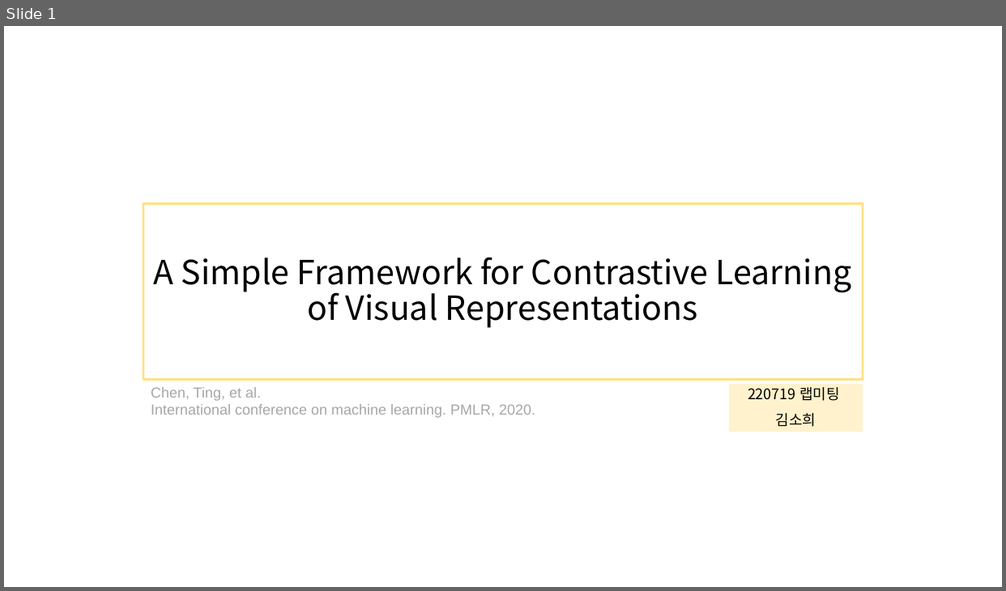
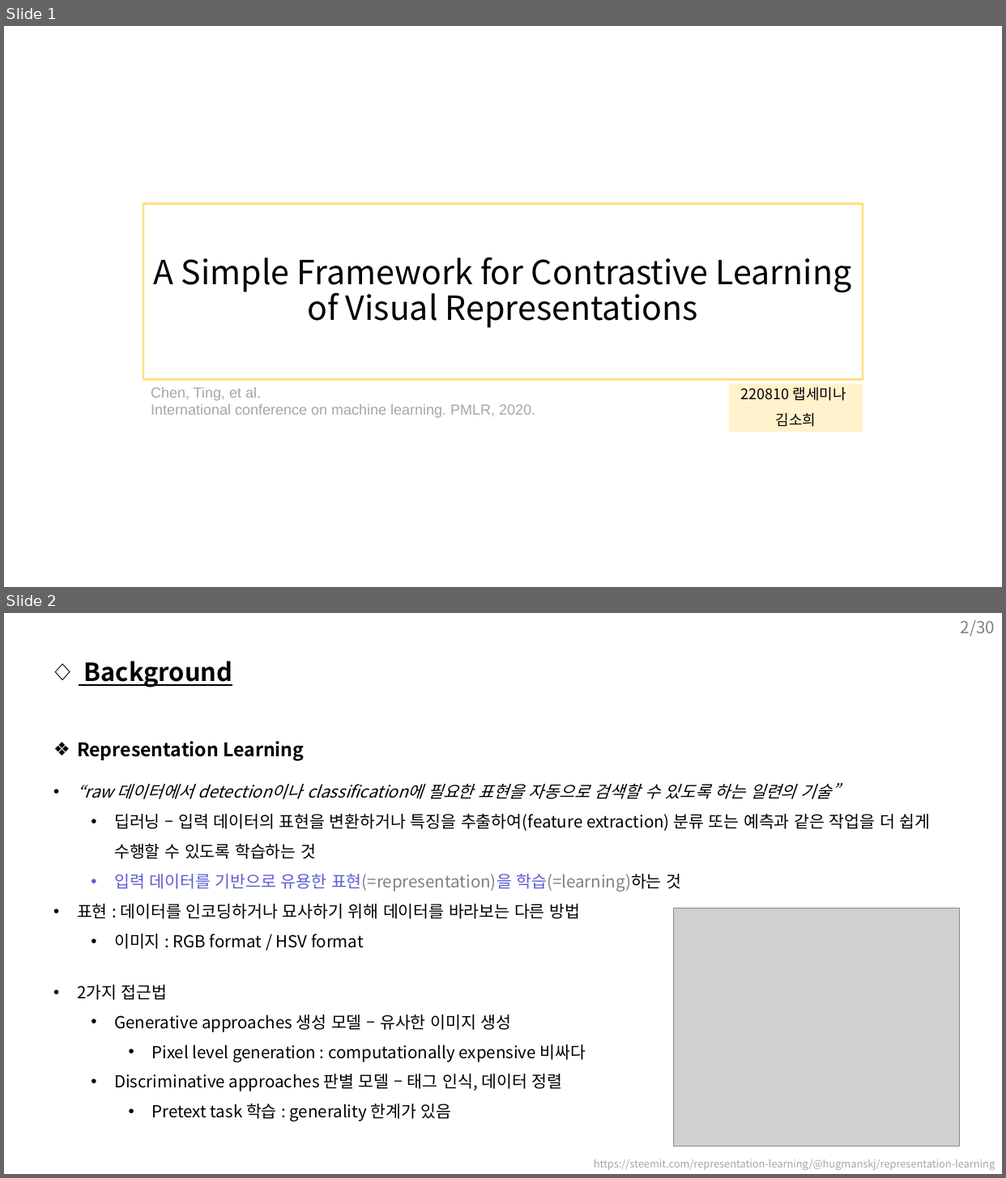
Before and after one commit to sohee98/LabSeminar, a slide deck: 220810_Contrastive learning/22.08.10 - Contrastive Learning.pptx. Shown one above the other, each under a label of ours: slide 1 before the commit, slides 1 and 2 after it. The pictures are 1006x591 and 1006x1178 pixels, drawn with LibreOffice and Linux fonts; fonts in the diff are those of the drawing; grey boxes stand for pictures. Boxes give left, top, right and bottom in pixels: in the first picture for what was removed or moved away, otherwise in the second. Text is boxed around its words. In the diff, an @@ line names an element or a change of style, - is before the commit and + after.

```diff
--- a/220810_Contrastive learning/22.08.10 - Contrastive Learning.pptx
+++ b/220810_Contrastive learning/22.08.10 - Contrastive Learning.pptx
@@ slide 2 added at (x1=4, y1=613, x2=1002, y2=1174), background #FFFFFF @@
@@ page number added at (x1=961, y1=620, x2=995, y2=636), 16 pt, text #808080 @@
+2/30
@@ text added at (x1=84, y1=661, x2=233, y2=688), 24 pt, text #000000, bold, underline @@
+◇ Background
@@ text added at (x1=77, y1=741, x2=304, y2=761), 18 pt, text #000000, bold @@
+❖ Representation Learning
@@ text added at (x1=77, y1=783, x2=931, y2=949), 16 pt, text #000000 @@
+• “raw 데이터에서 detection이나 classification에 필요한 표현을 자동으로 검색할 수 있도록 하는 일련의 기술”
+  • 딥러닝 – 입력 데이터의 표현을 변환하거나 특징을 추출하여(feature extraction) 분류 또는 예측과 같은 작업을 더 쉽게 수행할 수 있도록 학습하는 것
+  • 입력 데이터를 기반으로 유용한 표현(=representation)을 학습(=learning)하는 것
+• 표현 : 데이터를 인코딩하거나 묘사하기 위해 데이터를 바라보는 다른 방법
+  • 이미지 : RGB format / HSV format
@@ picture added at (x1=673, y1=909, x2=959, y2=1147) @@
@@ text added at (x1=77, y1=985, x2=586, y2=1122), 16 pt, text #000000 @@
+• 2가지 접근법
+  • Generative approaches 생성 모델 – 유사한 이미지 생성
+    • Pixel level generation : computationally expensive 비싸다
+  • Discriminative approaches 판별 모델 – 태그 인식, 데이터 정렬
+    • Pretext task 학습 : generality 한계가 있음
@@ text added at (x1=594, y1=1160, x2=995, y2=1170), 10 pt, text #A6A6A6 @@
+https://steemit.com/representation-learning/@hugmanskj/representation-learning
@@ slide 1 changed as well @@
@@ subtitle at (x1=741, y1=387, x2=846, y2=401): text changed @@
-220719 랩미팅
+220810 랩세미나
```
Also in this commit, not shown: 10 other slides changed, 2 other slides added, 4 slides removed.
